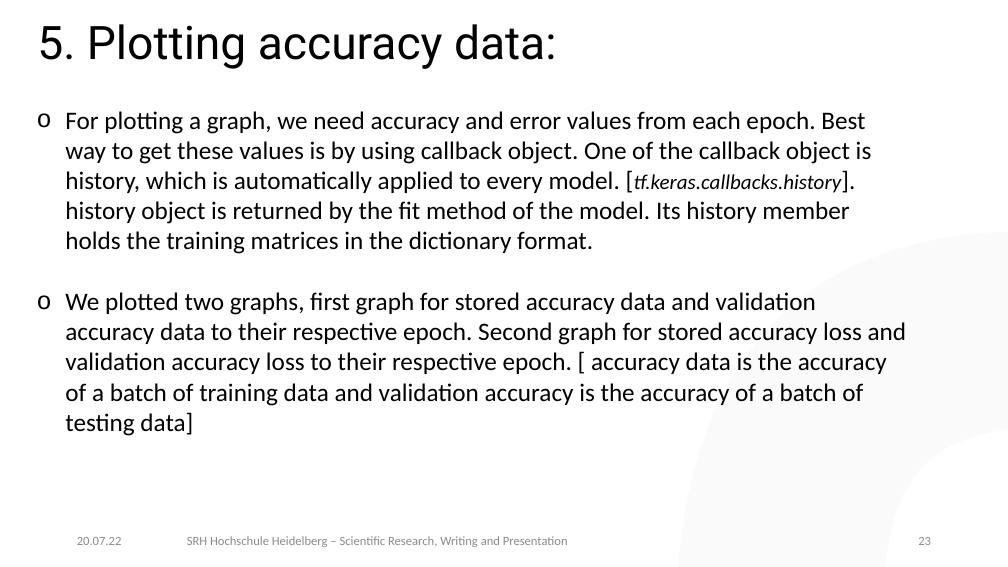
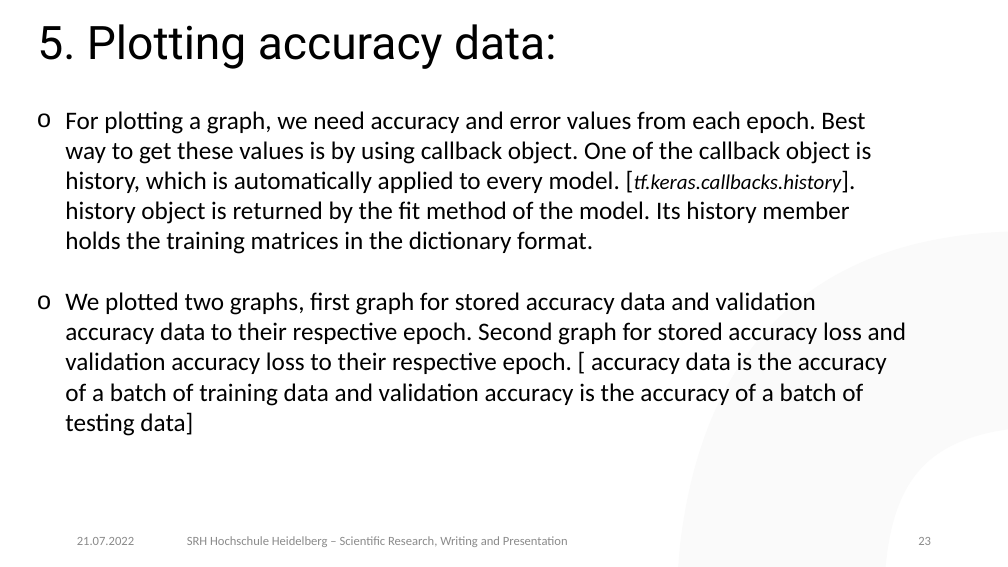
Before and after one commit to skandswami/SRH_AAI_Traffic_Utilities_ML, a slide deck: slide 23 of Traffic_Sign_Recog_Presentation.pptx. Drawn at 1008x567 pixels with LibreOffice and Linux fonts; fonts in the diff are those of the drawing. Boxes give left, top, right and bottom in pixels: in the first picture for what was removed or moved away, otherwise in the second. Text is boxed around its words. In the diff, an @@ line names an element or a change of style, - is before the commit and + after.

```diff
--- a/Traffic_Sign_Recog_Presentation.pptx
+++ b/Traffic_Sign_Recog_Presentation.pptx
@@ text at [77,537,134,545]: text changed @@
-20.07.22
+21.07.2022
```
Also in this commit, not shown: 23 other slides changed.
